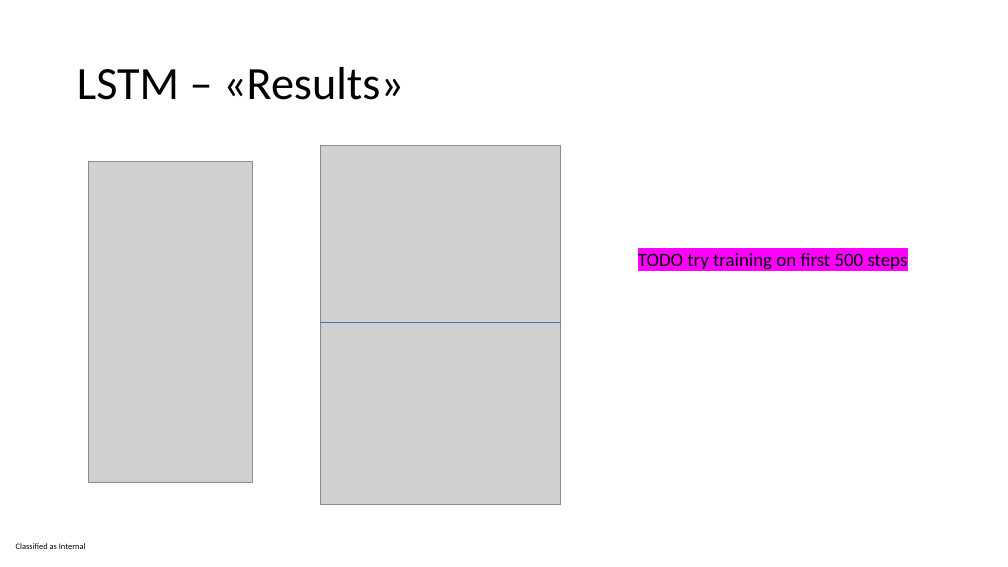
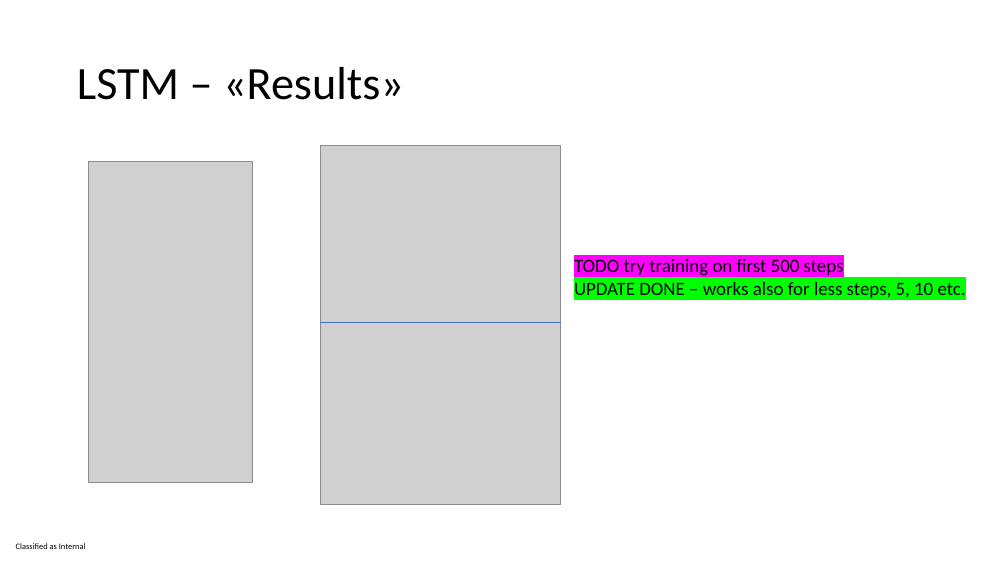
Before and after one commit to ImolaFodor/offline-rl-thesis, a slide deck: slide 9 of thesis proposal planning pre-heat.pptx. Drawn at 1008x567 pixels with LibreOffice and Linux fonts; fonts in the diff are those of the drawing; grey boxes stand for pictures. Boxes give left, top, right and bottom in pixels: in the first picture for what was removed or moved away, otherwise in the second. Text is boxed around its words. In the diff, an @@ line names an element or a change of style, - is before the commit and + after.

```diff
--- a/thesis proposal planning pre-heat.pptx
+++ b/thesis proposal planning pre-heat.pptx
@@ text "TODO try training on first ...": place and size @@
-text "TODO try training on first ..." at box(638, 253, 908, 270)
+text "TODO try training on first ..." at box(574, 259, 966, 298)
@@ text at box(574, 282, 966, 298): paragraph added @@
+UPDATE DONE – works also for less steps, 5, 10 etc.
```
Also in this commit, not shown: 2 other slides changed, 1 slide added.
